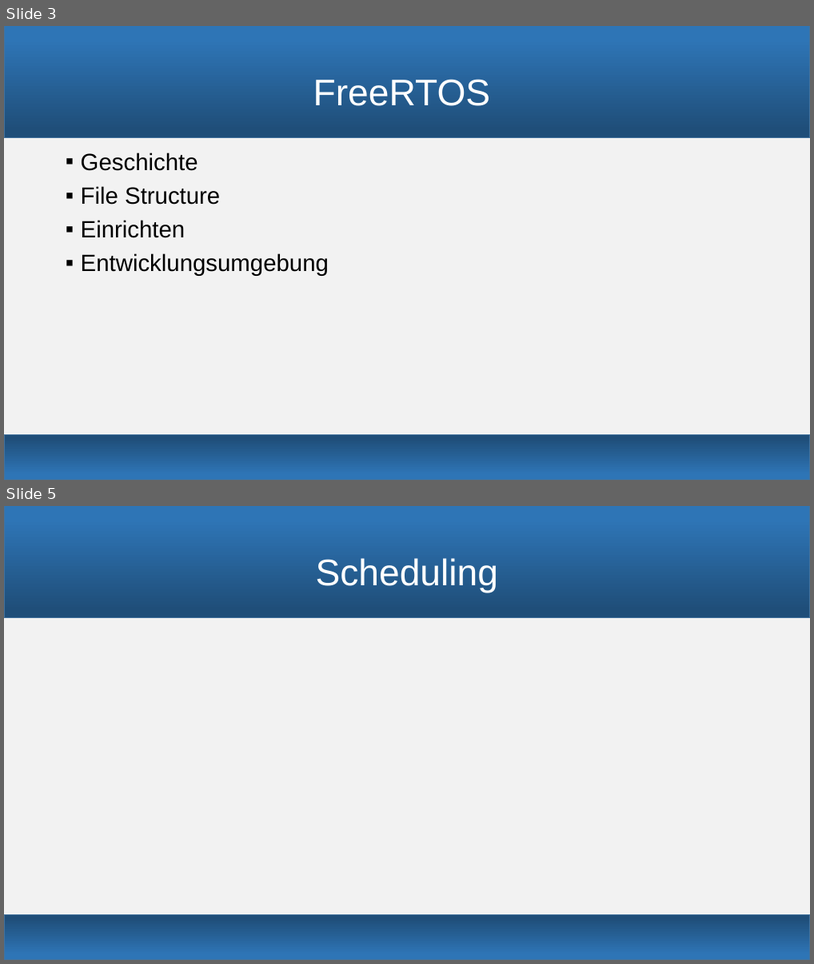
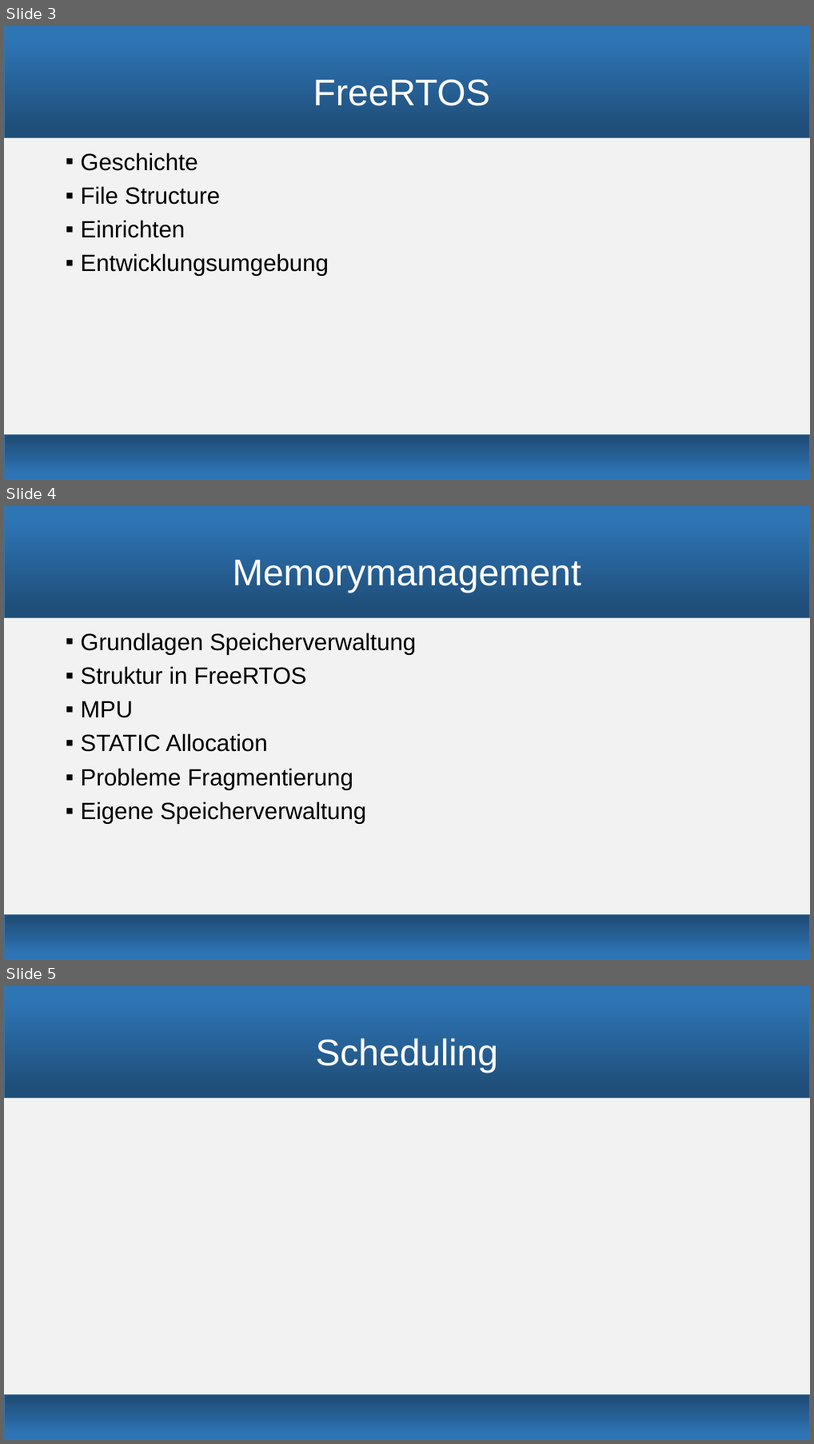
Before and after one commit to snobz/Seminar_BS_2017, a slide deck: Päsi/Seminar Betriebssysteme.pptx. Shown one above the other, each under a label of ours: slides 3 and 5 before the commit, slides 3, 4 and 5 after it; the slides between them are not shown. The pictures are 814x964 and 814x1444 pixels, drawn with LibreOffice and Linux fonts; fonts in the diff are those of the drawing. Boxes give left, top, right and bottom in pixels: in the first picture for what was removed or moved away, otherwise in the second. Text is boxed around its words. In the diff, an @@ line names an element or a change of style, - is before the commit and + after.

```diff
--- a/Päsi/Seminar Betriebssysteme.pptx
+++ b/Päsi/Seminar Betriebssysteme.pptx
@@ slide 4 added at (4, 506, 810, 960), background #F2F2F2; not listed: 2 template elements that a slide beside it also shows @@
@@ title added at (233, 560, 582, 593), 44 pt, text #FFFFFF @@
+Memorymanagement
@@ text added at (81, 632, 416, 824), 28 pt, text #000000 @@
+▪ Grundlagen Speicherverwaltung
+▪ Struktur in FreeRTOS
+▪ MPU
+▪ STATIC Allocation
+▪ Probleme Fragmentierung
+▪ Eigene Speicherverwaltung
```
Also in this commit, not shown: 1 slide removed.
